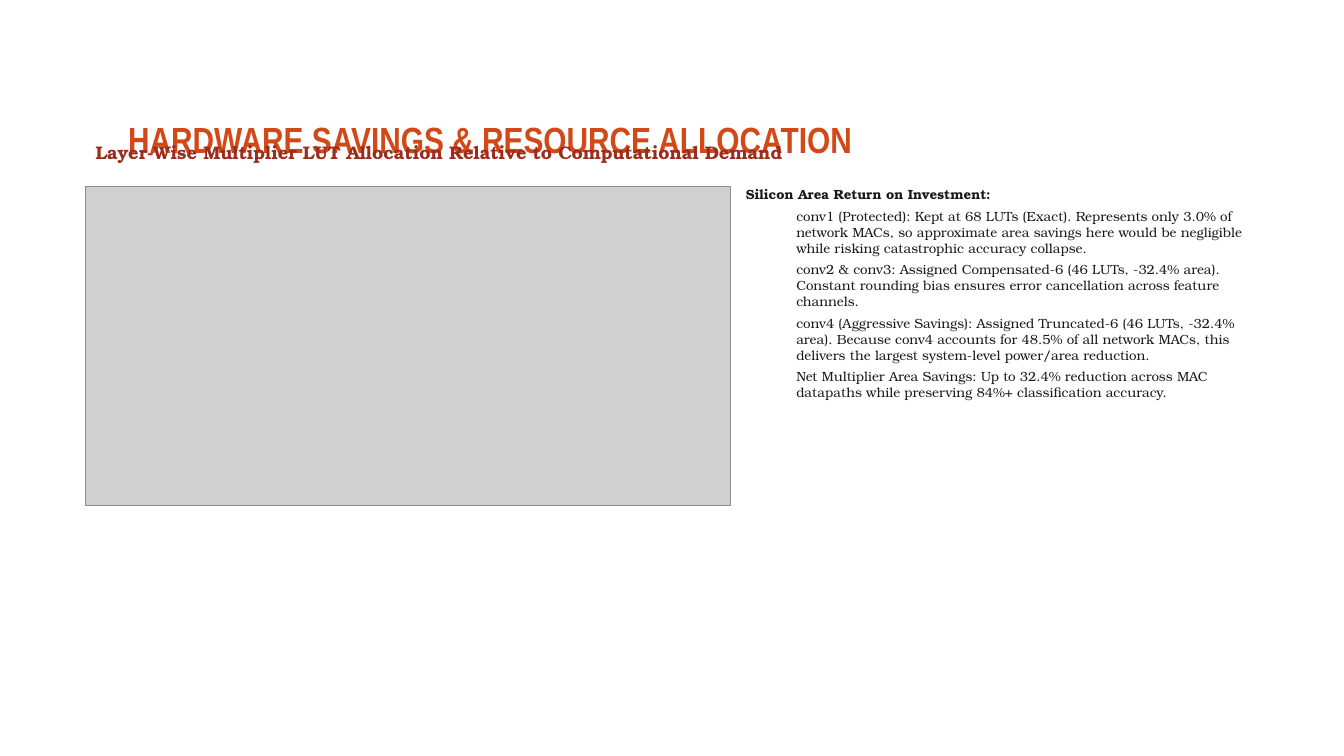
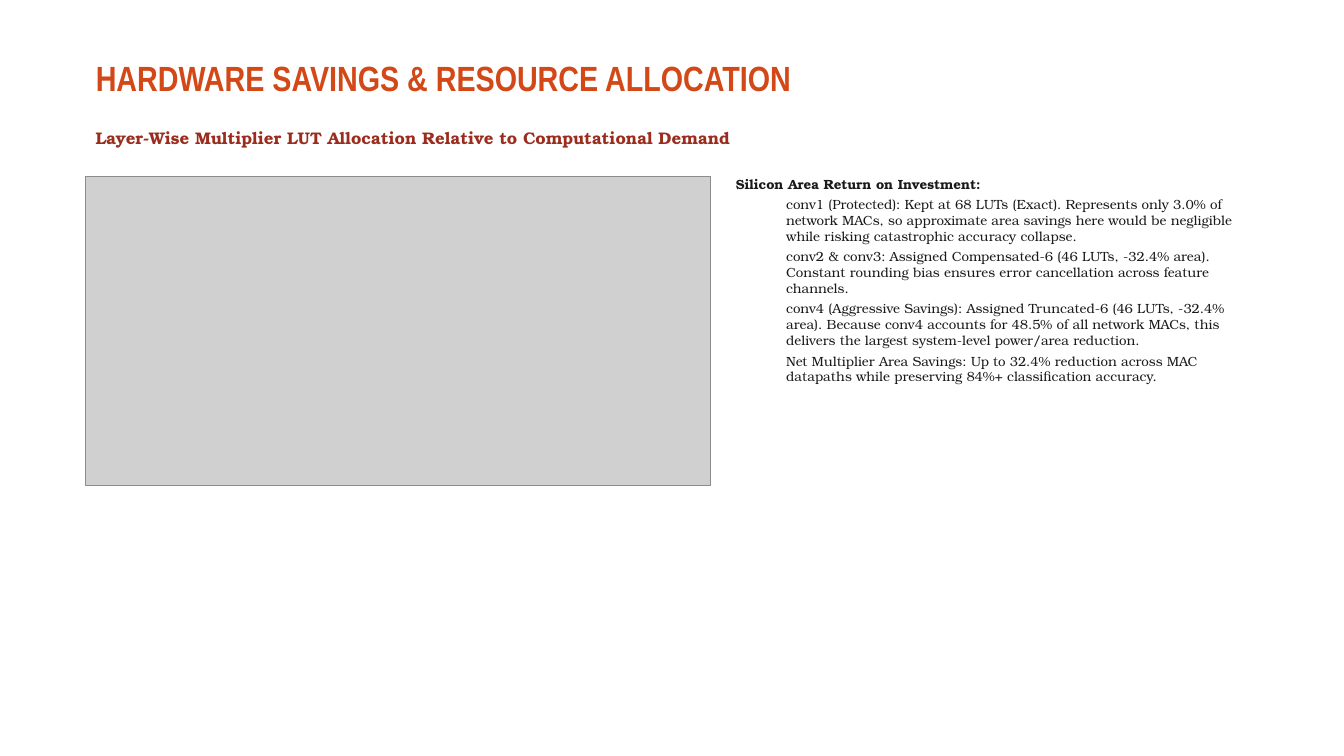
Before and after one commit to ThallapureddyVenkataRamCharanReddy/sensitivity-approx-mult-cnn, a slide deck: slide 13 of Project_Presentation_Complete.pptx. Drawn at 1344x756 pixels with LibreOffice and Linux fonts; fonts in the diff are those of the drawing; grey boxes stand for pictures; background and template pictures are left out. Boxes give left, top, right and bottom in pixels: in the first picture for what was removed or moved away, otherwise in the second. Text is boxed around its words. In the diff, an @@ line names an element or a change of style, - is before the commit and + after.

Commit message:
Fix presentation layout, eliminate duplicate table and shape overlaps across all slides

```diff
--- a/Project_Presentation_Complete.pptx
+++ b/Project_Presentation_Complete.pptx
@@ title "HARDWARE SAVINGS & RESOURCE ALLOCATION": place and size @@
-title "HARDWARE SAVINGS & RESOURCE ALLOCATION" at <box>128,124,851,160</box>
+title "HARDWARE SAVINGS & RESOURCE ALLOCATION" at <box>96,66,791,92</box>
@@ title "HARDWARE SAVINGS & RESOURCE ALLOCATION" at <box>96,66,791,92</box>: size 26 to 25 pt @@
@@ text "Layer-Wise Multiplier LUT Allocation Relative ...": place and size @@
-text "Layer-Wise Multiplier LUT Allocation Relative ..." at <box>96,140,782,165</box>
+text "Layer-Wise Multiplier LUT Allocation Relative ..." at <box>96,131,729,148</box>
@@ text "Layer-Wise Multiplier LUT Allocation Relative ..." at <box>96,131,729,148</box>: size 13 to 12 pt @@
@@ picture: place and size @@
-picture at <box>86,187,731,506</box>
+picture at <box>86,176,711,486</box>
@@ text "Silicon Area Return on Investment:": place and size @@
-text "Silicon Area Return on Investment:" at <box>746,189,1242,401</box>
+text "Silicon Area Return on Investment:" at <box>736,179,1232,385</box>
@@ text "Silicon Area Return on Investment:" at <box>736,179,1232,385</box>: less space between paragraphs @@
```
Also in this commit, not shown: 19 other slides changed, 1 other file.
